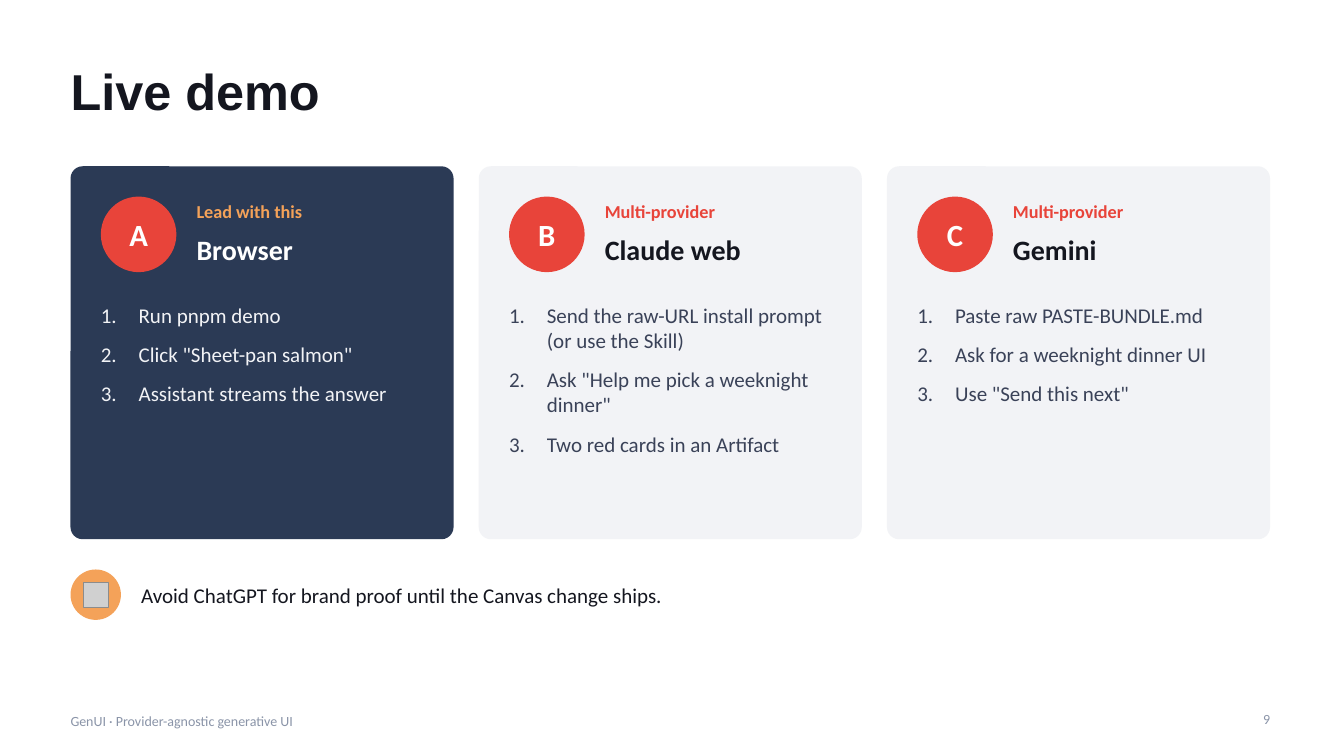
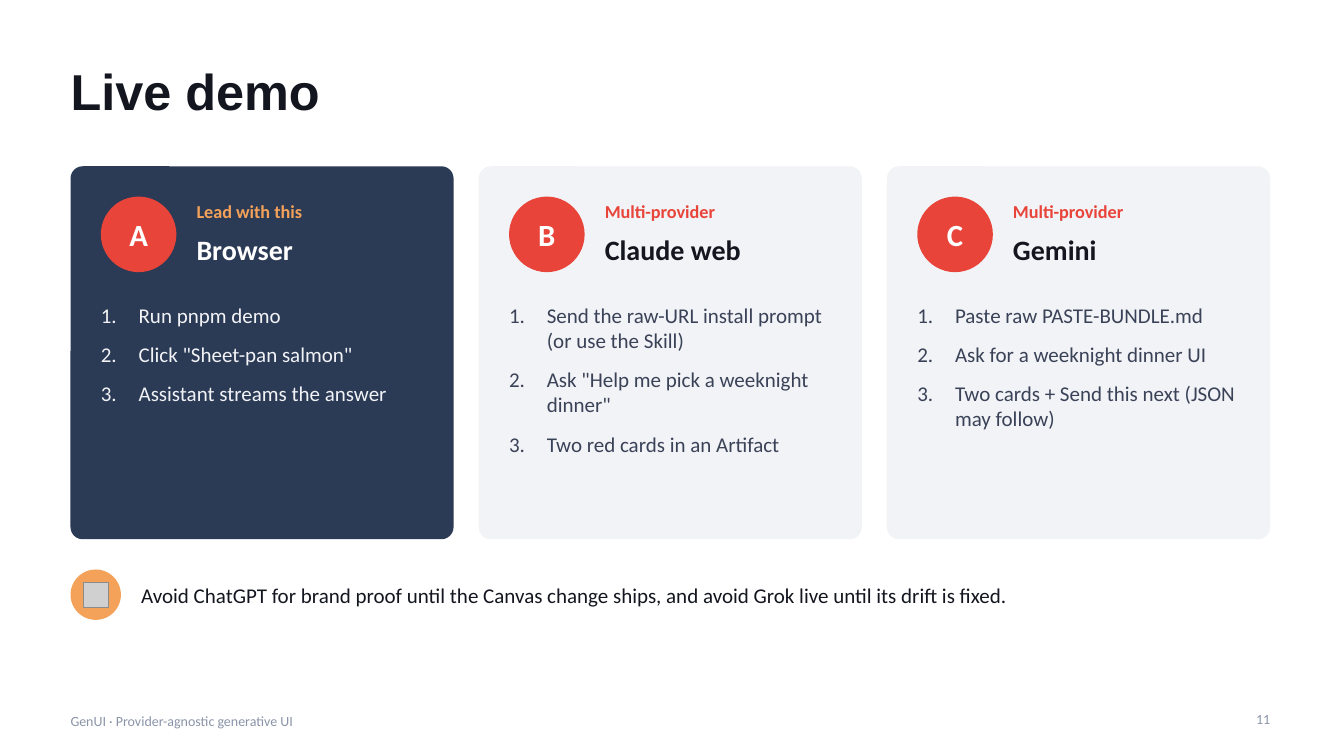
Before and after one commit to noahtan917/gen-ui, a slide deck: slide 11 of docs/GenUI-Presentation.pptx (slide 9 before the commit). Drawn at 1344x756 pixels with LibreOffice and Linux fonts; fonts in the diff are those of the drawing; grey boxes stand for pictures. Boxes give left, top, right and bottom in pixels: in the first picture for what was removed or moved away, otherwise in the second. Text is boxed around its words. In the diff, an @@ line names an element or a change of style, - is before the commit and + after.

Commit message:
Add OpenUI interop support and enhance demo application
- Introduced `@gen-ui/openui` package for converting GenUI documents to OpenUI Lang and rendering with OpenUI components.
- Updated demo application to toggle between GenUI JSON and OpenUI Lang formats, including UI state management and rendering logic.
- Enhanced README and architecture documentation to include OpenUI interop details and usage instructions.
- Added new styles for format toggle buttons in the demo application.
- Updated session artifact generation to optionally include OpenUI Lang output section.
- Improved interaction context handling in core library for consistent AI request processing across formats.

```diff
--- a/docs/GenUI-Presentation.pptx
+++ b/docs/GenUI-Presentation.pptx
@@ text at [955,386,1235,430]: text changed @@
-3. Use "Send this next"
+3. Two cards + Send this next (JSON may follow)
@@ text at [141,588,1006,607]: text changed @@
-Avoid ChatGPT for brand proof until the Canvas change ships.
+Avoid ChatGPT for brand proof until the Canvas change ships, and avoid Grok live until its drift is fixed.
@@ page number at [1256,715,1270,724]: text changed @@
-9
+11
```
Also in this commit, not shown: 5 other slides changed, 3 slides added, 1 slide removed, 32 other files.
